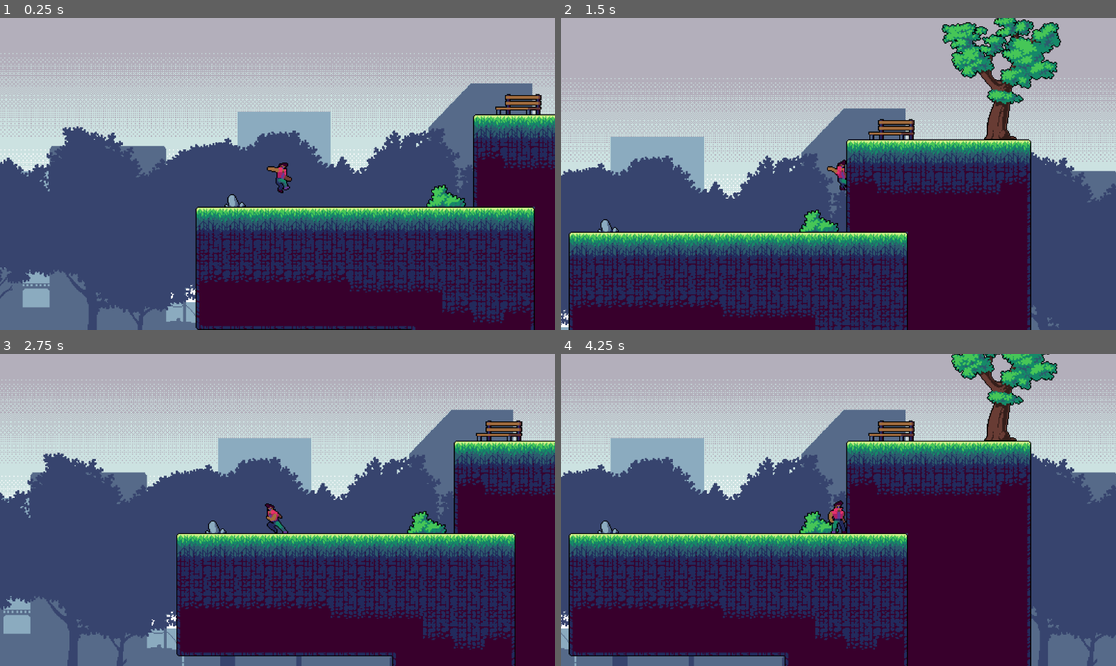
Above: before the commit, frames 1-4 (two rows, left to right).
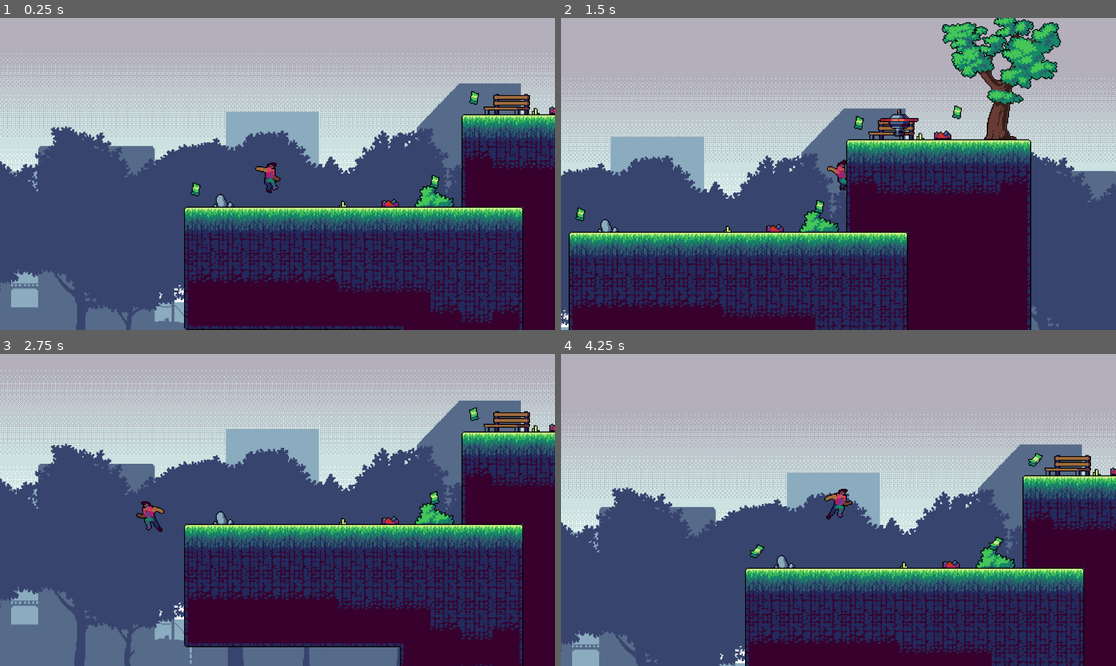
Above: after the commit, the same moments.

Repository: unniisme/godot-bootcamp-2023
Game: Godot game, scene res://Scenes/Test Level.tscn
Same seed, same stepped clock (60 frames per second), same inputs: the game is played once before the commit and once after it.
Inputs:
- Up to frame 1 (0.25 s): no input
- Up to frame 2 (1.5 s): hold Right (ui_right) from 0.53 s (still down); tap Up (ui_up) at 0.77 s
- Up to frame 3 (2.75 s): tap Up (ui_up) at 1.52 s; release Right (ui_right) at 2.03 s; hold Left (ui_left) from 2.03 s (still down)
- Up to frame 4 (4.25 s): release Left (ui_left) at 2.78 s; hold Right (ui_right) from 2.78 s (still down); tap Up (ui_up) at 3.02, 3.77 s

The runs differ from the first frame. In frame 1, 21% of the frame differs, in the area x 0-100%, y 11-100%; in frame 2, 0.7%; in frame 3, 31%; in frame 4, 67%, in the area x 0-100%, y 0-100%.

Commit message:
Added collectable coins, a moving enemy and expanded the level a little bit

Diff:
--- /dev/null
+++ b/Demogorgon/Scenes/Actors/Enemy.tscn
@@ -0,0 +1,52 @@
+[gd_scene load_steps=8 format=3 uid="uid://fl0nn60v08q1"]
+
+[ext_resource type="Texture2D" uid="uid://db34ob162jbc2" path="res://assets/craftpix-net-902201-free-drones-pack-pixel-art/1 Drones/1/Idle.png" id="1_oy267"]
+
+[sub_resource type="AtlasTexture" id="AtlasTexture_yxj73"]
+atlas = ExtResource("1_oy267")
+region = Rect2(0, 0, 48, 48)
+
+[sub_resource type="AtlasTexture" id="AtlasTexture_vei5h"]
+atlas = ExtResource("1_oy267")
+region = Rect2(48, 0, 48, 48)
+
+[sub_resource type="AtlasTexture" id="AtlasTexture_jdcgr"]
+atlas = ExtResource("1_oy267")
+region = Rect2(96, 0, 48, 48)
+
+[sub_resource type="AtlasTexture" id="AtlasTexture_5flqc"]
+atlas = ExtResource("1_oy267")
+region = Rect2(144, 0, 48, 48)
+
+[sub_resource type="SpriteFrames" id="SpriteFrames_xm7tc"]
+animations = [{
+"frames": [{
+"duration": 1.0,
+"texture": SubResource("AtlasTexture_yxj73")
+}, {
+"duration": 1.0,
+"texture": SubResource("AtlasTexture_vei5h")
+}, {
+"duration": 1.0,
+"texture": SubResource("AtlasTexture_jdcgr")
+}, {
+"duration": 1.0,
+"texture": SubResource("AtlasTexture_5flqc")
+}],
+"loop": true,
+"name": &"default",
+"speed": 5.0
+}]
+
+[sub_resource type="CapsuleShape2D" id="CapsuleShape2D_7qyaq"]
+
+[node name="Enemy" type="Area2D"]
+texture_filter = 1
+
+[node name="AnimatedSprite2D" type="AnimatedSprite2D" parent="."]
+sprite_frames = SubResource("SpriteFrames_xm7tc")
+frame = 1
+frame_progress = 0.379268
+
+[node name="CollisionShape2D" type="CollisionShape2D" parent="."]
+shape = SubResource("CapsuleShape2D_7qyaq")
--- /dev/null
+++ b/Demogorgon/Scenes/Actors/Money.gd
@@ -0,0 +1,12 @@
+extends Area2D
+
+
+# Called when the node enters the scene tree for the first time.
+func _ready():
+	# Start playing the default animation
+	$AnimatedSprite2D.play("default")
+
+
+func _on_body_entered(body):
+	if body.name == "Player":
+		self.queue_free()
--- /dev/null
+++ b/Demogorgon/Scenes/Actors/Money.tscn
@@ -0,0 +1,69 @@
+[gd_scene load_steps=11 format=3 uid="uid://cojwnge8c1car"]
+
+[ext_resource type="Texture2D" uid="uid://cqmf04wi03noh" path="res://assets/craftpix-net-965049-free-industrial-zone-tileset-pixel-art/4 Animated objects/Money.png" id="1_ardnd"]
+[ext_resource type="Script" path="res://Scenes/Actors/Money.gd" id="1_knfge"]
+
+[sub_resource type="AtlasTexture" id="AtlasTexture_8c4od"]
+atlas = ExtResource("1_ardnd")
+region = Rect2(0, 0, 24, 24)
+
+[sub_resource type="AtlasTexture" id="AtlasTexture_gynaq"]
+atlas = ExtResource("1_ardnd")
+region = Rect2(24, 0, 24, 24)
+
+[sub_resource type="AtlasTexture" id="AtlasTexture_y88h2"]
+atlas = ExtResource("1_ardnd")
+region = Rect2(48, 0, 24, 24)
+
+[sub_resource type="AtlasTexture" id="AtlasTexture_6uy1i"]
+atlas = ExtResource("1_ardnd")
+region = Rect2(72, 0, 24, 24)
+
+[sub_resource type="AtlasTexture" id="AtlasTexture_65sc8"]
+atlas = ExtResource("1_ardnd")
+region = Rect2(96, 0, 24, 24)
+
+[sub_resource type="AtlasTexture" id="AtlasTexture_uhu42"]
+atlas = ExtResource("1_ardnd")
+region = Rect2(120, 0, 24, 24)
+
+[sub_resource type="SpriteFrames" id="SpriteFrames_ccsei"]
+animations = [{
+"frames": [{
+"duration": 1.0,
+"texture": SubResource("AtlasTexture_8c4od")
+}, {
+"duration": 1.0,
+"texture": SubResource("AtlasTexture_gynaq")
+}, {
+"duration": 1.0,
+"texture": SubResource("AtlasTexture_y88h2")
+}, {
+"duration": 1.0,
+"texture": SubResource("AtlasTexture_6uy1i")
+}, {
+"duration": 1.0,
+"texture": SubResource("AtlasTexture_65sc8")
+}, {
+"duration": 1.0,
+"texture": SubResource("AtlasTexture_uhu42")
+}],
+"loop": true,
+"name": &"default",
+"speed": 5.0
+}]
+
+[sub_resource type="CircleShape2D" id="CircleShape2D_6rhef"]
+
+[node name="Money" type="Area2D"]
+script = ExtResource("1_knfge")
+
+[node name="AnimatedSprite2D" type="AnimatedSprite2D" parent="."]
+texture_filter = 1
+sprite_frames = SubResource("SpriteFrames_ccsei")
+frame_progress = 0.393151
+
+[node name="CollisionShape2D" type="CollisionShape2D" parent="."]
+shape = SubResource("CircleShape2D_6rhef")
+
+[connection signal="body_entered" from="." to="." method="_on_body_entered"]
--- /dev/null
+++ b/Demogorgon/Scenes/Actors/Obstacle.tscn
@@ -0,0 +1,17 @@
+[gd_scene load_steps=3 format=3 uid="uid://c3q4jrhtcwu0t"]
+
+[ext_resource type="Texture2D" uid="uid://djjlsrbp74wyq" path="res://assets/craftpix-net-965049-free-industrial-zone-tileset-pixel-art/3 Objects/Barrel4.png" id="1_hhg6a"]
+
+[sub_resource type="CapsuleShape2D" id="CapsuleShape2D_wvf65"]
+
+[node name="Area2D" type="Area2D"]
+
+[node name="CollisionShape2D" type="CollisionShape2D" parent="."]
+position = Vector2(7.45058e-09, 8)
+rotation = 1.59065
+scale = Vector2(0.481859, 0.721801)
+shape = SubResource("CapsuleShape2D_wvf65")
+
+[node name="Sprite2D" type="Sprite2D" parent="."]
+texture_filter = 1
+texture = ExtResource("1_hhg6a")
--- /dev/null
+++ b/Demogorgon/Scenes/Actors/PathEnemy.tscn
@@ -0,0 +1,20 @@
+[gd_scene load_steps=4 format=3 uid="uid://k0m8gacjbcqg"]
+
+[ext_resource type="Script" path="res://Scenes/Actors/PathFollow2D.gd" id="1_8rdc1"]
+[ext_resource type="PackedScene" uid="uid://fl0nn60v08q1" path="res://Scenes/Actors/Enemy.tscn" id="1_qmq6a"]
+
+[sub_resource type="Curve2D" id="Curve2D_fabir"]
+_data = {
+"points": PackedVector2Array(0, 0, 0, 0, -5, 8, 0, 0, 0, 0, -63, 9, 0, 0, 0, 0, -154, 7, 0, 0, 0, 0, -252, 9, 0, 0, 0, 0, -255, 83, 0, 0, 0, 0, -362, 88, 0, 0, 0, 0, -523, 88, 0, 0, 0, 0, -255, 91, 0, 0, 0, 0, -256, -1, 0, 0, 0, 0, -4, 1, 0, 0, 0, 0, -5, 8)
+}
+point_count = 11
+
+[node name="PathEnemy" type="Path2D"]
+curve = SubResource("Curve2D_fabir")
+
+[node name="PathFollow2D" type="PathFollow2D" parent="."]
+position = Vector2(-5, 8)
+rotates = false
+script = ExtResource("1_8rdc1")
+
+[node name="Enemy" parent="PathFollow2D" instance=ExtResource("1_qmq6a")]
--- /dev/null
+++ b/Demogorgon/Scenes/Actors/PathFollow2D.gd
@@ -0,0 +1,13 @@
+extends PathFollow2D
+
+var timer = 0
+@export var speed = 100   # Speed of the enemy, controllable from inspector
+
+func _ready():
+	# Start the animation of the enemy
+	$Enemy.get_node("AnimatedSprite2D").play("default")
+
+
+func _physics_process(delta):
+	# Update position of enemy
+	set_progress(get_progress() + speed * delta)
--- /dev/null
+++ b/Demogorgon/Scenes/Actors/PlayAnimation.gd
@@ -0,0 +1,7 @@
+extends AnimatedSprite2D
+
+# A simple script that starts the default animation when loaded
+
+
+func _ready():
+	play("default")
--- a/Demogorgon/Scenes/Actors/kiler_area.tscn
+++ b/Demogorgon/Scenes/Actors/kiler_area.tscn
@@ -1,10 +1,10 @@
 [gd_scene load_steps=2 format=3 uid="uid://nbe3klprjljw"]
 
-[sub_resource type="RectangleShape2D" id="RectangleShape2D_w2ad0"]
-size = Vector2(1016, 73)
+[sub_resource type="RectangleShape2D" id="RectangleShape2D_3sbt4"]
+size = Vector2(794, 20)
 
-[node name="kiler_area" type="Area2D"]
+[node name="killer_node" type="Area2D"]
 
 [node name="CollisionShape2D" type="CollisionShape2D" parent="."]
-position = Vector2(498, 26.5)
-shape = SubResource("RectangleShape2D_w2ad0")
+position = Vector2(387, 0)
+shape = SubResource("RectangleShape2D_3sbt4")
--- a/Demogorgon/Scenes/Actors/level_manager.gd
+++ b/Demogorgon/Scenes/Actors/level_manager.gd
@@ -1,17 +1,29 @@
 extends Node2D
 
+var score = 0
 
 # Called when the node enters the scene tree for the first time.
 func _ready():
-	pass # Replace with function body.
+	print("Starting level")
 
-
-# Called every frame. 'delta' is the elapsed time since the previous frame.
-func _process(delta):
-	pass
-
+	# For each enemy scene under Enemies (Path2D node)
+	var all_enemies = get_parent().get_node("Enemies")
+	# For each child of the enemy scene (PathFollow2D node)
+	for i in all_enemies.get_children() :
+		# Connect "body_entered" Signal from Enemy node (Area2D) to "_on_kiler_area_body_entered"
+		var enemy_area = i.get_node("PathFollow2D/Enemy")
+		enemy_area.body_entered.connect(_on_kiler_area_body_entered)
 
 
 
 func _on_kiler_area_body_entered(body):
-	self.get_tree().reload_current_scene()
+	# If player enters the body, reload scene
+	if body.name == "Player":
+		self.get_tree().reload_current_scene()
+
+		print("Final score: ",  score)
+
+func _on_money_body_entered(body):
+	# If player enters the body, increase score
+	if body.name == "Player":
+		score += 1
--- a/Demogorgon/Scenes/Test Level.tscn
+++ b/Demogorgon/Scenes/Test Level.tscn
@@ -1,15 +1,27 @@
-[gd_scene load_steps=14 format=3 uid="uid://bqstvb701naqh"]
+[gd_scene load_steps=33 format=3 uid="uid://bqstvb701naqh"]
 
 [ext_resource type="Texture2D" uid="uid://bgmepagkpm36v" path="res://assets/craftpix-net-753737-free-green-zone-tileset-pixel-art/2 Background/Day/Background.png" id="1_p3o21"]
 [ext_resource type="Texture2D" uid="uid://ldq1kvbff3fc" path="res://assets/craftpix-net-753737-free-green-zone-tileset-pixel-art/3 Objects/Bushes/18.png" id="2_jy25n"]
 [ext_resource type="Texture2D" uid="uid://dhi6liws6x6q7" path="res://assets/craftpix-net-753737-free-green-zone-tileset-pixel-art/3 Objects/Other/Tree2.png" id="3_ntxm7"]
 [ext_resource type="Texture2D" uid="uid://b8u5fs6rm73cd" path="res://assets/craftpix-net-753737-free-green-zone-tileset-pixel-art/3 Objects/Benches/2.png" id="4_hp104"]
 [ext_resource type="Texture2D" uid="uid://cygv3eu3fr6kn" path="res://assets/craftpix-net-753737-free-green-zone-tileset-pixel-art/Tiles.png" id="5_fv3rx"]
+[ext_resource type="Texture2D" uid="uid://cp5w6tpqwci8r" path="res://assets/craftpix-net-753737-free-green-zone-tileset-pixel-art/4 Animated objects/Fountain.png" id="5_gohst"]
 [ext_resource type="PackedScene" uid="uid://dpiamhx857mv7" path="res://Scenes/Actors/Player.tscn" id="6_qau0s"]
+[ext_resource type="Script" path="res://Scenes/Actors/PlayAnimation.gd" id="6_t1wem"]
+[ext_resource type="Texture2D" uid="uid://3ov8tk5c8kpy" path="res://assets/craftpix-net-753737-free-green-zone-tileset-pixel-art/3 Objects/Grass/3.png" id="7_2uhfn"]
 [ext_resource type="PackedScene" uid="uid://cvnsdlyq6e4cr" path="res://Scenes/Actors/level_manager.tscn" id="7_i2x7w"]
 [ext_resource type="Script" path="res://Scenes/Actors/level_manager.gd" id="8_4ugtb"]
+[ext_resource type="Texture2D" uid="uid://1yq6qfonkkxa" path="res://assets/craftpix-net-753737-free-green-zone-tileset-pixel-art/3 Objects/Grass/5.png" id="8_j1lb0"]
 [ext_resource type="PackedScene" uid="uid://nbe3klprjljw" path="res://Scenes/Actors/kiler_area.tscn" id="9_5ja0w"]
+[ext_resource type="Texture2D" uid="uid://h2u0qqxu4hvk" path="res://assets/craftpix-net-753737-free-green-zone-tileset-pixel-art/3 Objects/Bushes/20.png" id="9_p0247"]
 [ext_resource type="Texture2D" uid="uid://qu0tokprvkxd" path="res://assets/craftpix-net-753737-free-green-zone-tileset-pixel-art/3 Objects/Stones/2.png" id="10_y53il"]
+[ext_resource type="Texture2D" uid="uid://dfm1d7ureuwmc" path="res://assets/craftpix-net-753737-free-green-zone-tileset-pixel-art/3 Objects/Fence/7.png" id="11_268kq"]
+[ext_resource type="PackedScene" uid="uid://c3q4jrhtcwu0t" path="res://Scenes/Actors/Obstacle.tscn" id="11_gwfjk"]
+[ext_resource type="PackedScene" uid="uid://cojwnge8c1car" path="res://Scenes/Actors/Money.tscn" id="12_o6c17"]
+[ext_resource type="Texture2D" uid="uid://bl2dhk2s1ba46" path="res://assets/craftpix-net-753737-free-green-zone-tileset-pixel-art/3 Objects/Stones/6.png" id="12_uui8d"]
+[ext_resource type="PackedScene" uid="uid://k0m8gacjbcqg" path="res://Scenes/Actors/PathEnemy.tscn" id="13_to1ic"]
+[ext_resource type="Texture2D" uid="uid://dl6x543wsn8cg" path="res://assets/craftpix-net-753737-free-green-zone-tileset-pixel-art/3 Objects/Stones/1.png" id="14_6tled"]
+[ext_resource type="Texture2D" uid="uid://bwsq8l2ie45fo" path="res://assets/craftpix-net-753737-free-green-zone-tileset-pixel-art/3 Objects/Fence/5.png" id="20_owsw5"]
 
 [sub_resource type="TileSetAtlasSource" id="TileSetAtlasSource_0lud7"]
 texture = ExtResource("5_fv3rx")
@@ -373,11 +385,60 @@
 physics_layer_0/collision_layer = 1
 sources/0 = SubResource("TileSetAtlasSource_0lud7")
 
+[sub_resource type="AtlasTexture" id="AtlasTexture_782qj"]
+atlas = ExtResource("5_gohst")
+region = Rect2(0, 0, 72, 72)
+
+[sub_resource type="AtlasTexture" id="AtlasTexture_jdctt"]
+atlas = ExtResource("5_gohst")
+region = Rect2(72, 0, 72, 72)
+
+[sub_resource type="AtlasTexture" id="AtlasTexture_ucou8"]
+atlas = ExtResource("5_gohst")
+region = Rect2(144, 0, 72, 72)
+
+[sub_resource type="AtlasTexture" id="AtlasTexture_4f2xv"]
+atlas = ExtResource("5_gohst")
+region = Rect2(216, 0, 72, 72)
+
+[sub_resource type="SpriteFrames" id="SpriteFrames_fn6ih"]
+resource_local_to_scene = true
+animations = [{
+"frames": [{
+"duration": 1.0,
+"texture": SubResource("AtlasTexture_782qj")
+}, {
+"duration": 1.0,
+"texture": SubResource("AtlasTexture_jdctt")
+}, {
+"duration": 1.0,
+"texture": SubResource("AtlasTexture_ucou8")
+}, {
+"duration": 1.0,
+"texture": SubResource("AtlasTexture_4f2xv")
+}],
+"loop": true,
+"name": &"default",
+"speed": 5.0
+}]
+
 [sub_resource type="TileSet" id="TileSet_rgbec"]
 tile_size = Vector2i(32, 32)
 physics_layer_0/collision_layer = 1
 sources/0 = SubResource("TileSetAtlasSource_0lud7")
 
+[sub_resource type="Curve2D" id="Curve2D_vo8gx"]
+_data = {
+"points": PackedVector2Array(0, 0, 0, 0, -5, 8, 0, 0, 0, 0, -63, 9, 0, 0, 0, 0, -154, 7, 0, 0, 0, 0, -252, 9, 0, 0, 0, 0, -255, 83, 0, 0, 0, 0, -362, 88, 0, 0, 0, 0, -523, 88, 0, 0, 0, 0, -255, 91, 0, 0, 0, 0, -256, -1, 0, 0, 0, 0, -4, 1, 0, 0, 0, 0, -5, 8)
+}
+point_count = 11
+
+[sub_resource type="Curve2D" id="Curve2D_ijji2"]
+_data = {
+"points": PackedVector2Array(0, 0, 0, 0, -4, -2, 0, 0, 0, 0, -8, 101, 0, 0, 0, 0, -7, 220, 0, 0, 0, 0, -8, 101, 0, 0, 0, 0, -4, -2)
+}
+point_count = 5
+
 [node name="Test level" type="Node2D"]
 
 [node name="Background" type="Node2D" parent="."]
@@ -406,26 +467,75 @@
 scale = Vector2(1.04167, 1.08642)
 texture = ExtResource("1_p3o21")
 
-[node name="18" type="Sprite2D" parent="Background"]
-texture_filter = 1
-position = Vector2(452, 181)
-texture = ExtResource("2_jy25n")
-
-[node name="Tree2" type="Sprite2D" parent="Background"]
-texture_filter = 1
-position = Vector2(641, 32)
-texture = ExtResource("3_ntxm7")
-
-[node name="2" type="Sprite2D" parent="Background"]
-texture_filter = 1
-position = Vector2(527, 86)
-texture = ExtResource("4_hp104")
-
 [node name="TileMap2" type="TileMap" parent="Background"]
 texture_filter = 1
 tile_set = SubResource("TileSet_bcg3l")
 format = 2
 layer_0/tile_data = PackedInt32Array(393223, 65536, 0, 393224, 65536, 0, 393225, 65536, 0, 393226, 65536, 0, 393227, 65 …(6870 unchanged characters)…
+
+[node name="Decor2" type="Node2D" parent="."]
+
+[node name="18" type="Sprite2D" parent="Decor2"]
+texture_filter = 1
+position = Vector2(452, 181)
+texture = ExtResource("2_jy25n")
+
+[node name="Tree2" type="Sprite2D" parent="Decor2"]
+texture_filter = 1
+position = Vector2(641, 32)
+texture = ExtResource("3_ntxm7")
+
+[node name="2" type="Sprite2D" parent="Decor2"]
+texture_filter = 1
+position = Vector2(527, 86)
+texture = ExtResource("4_hp104")
+
+[node name="fountain" type="AnimatedSprite2D" parent="Decor2"]
+texture_filter = 1
+position = Vector2(850, 125)
+sprite_frames = SubResource("SpriteFrames_fn6ih")
+frame_progress = 0.98902
+script = ExtResource("6_t1wem")
+
+[node name="3" type="Sprite2D" parent="Decor2"]
+texture_filter = 1
+position = Vector2(557, 93)
+texture = ExtResource("7_2uhfn")
+
+[node name="5" type="Sprite2D" parent="Decor2"]
+texture_filter = 1
+position = Vector2(357, 190)
+texture = ExtResource("8_j1lb0")
+
+[node name="20" type="Sprite2D" parent="Decor2"]
+texture_filter = 1
+position = Vector2(786, 151)
+texture = ExtResource("9_p0247")
+
+[node name="7" type="Sprite2D" parent="Decor2"]
+texture_filter = 1
+position = Vector2(1130, 160)
+texture = ExtResource("11_268kq")
+
+[node name="8" type="Sprite2D" parent="Decor2"]
+texture_filter = 1
+position = Vector2(1178, 160)
+texture = ExtResource("11_268kq")
+
+[node name="6" type="Sprite2D" parent="Decor2"]
+texture_filter = 1
+position = Vector2(1435, 202)
+texture = ExtResource("12_uui8d")
+
+[node name="4" type="Sprite2D" parent="Decor2"]
+texture_filter = 1
+position = Vector2(1265, 186)
+texture = ExtResource("10_y53il")
+
+[node name="1" type="Sprite2D" parent="Decor2"]
+texture_filter = 1
+position = Vector2(1314, 221)
+texture = ExtResource("14_6tled")
 
 [node name="Player" parent="." instance=ExtResource("6_qau0s")]
 position = Vector2(277, 118)
@@ -435,6 +545,7 @@
 
 [node name="Camera2D" type="Camera2D" parent="Player"]
 zoom = Vector2(2, 2)
+limit_left = 1
 limit_top = -30
 limit_right = 1786
 limit_bottom = 350
@@ -452,11 +563,81 @@
 format = 2
 layer_0/tile_data = PackedInt32Array(393223, 65536, 0, 393224, 65536, 0, 393225, 65536, 0, 393226, 65536, 0, 393227, 65 …(4743 unchanged characters)…
 
-[node name="Objects" type="Node2D" parent="."]
-
-[node name="3" type="Sprite2D" parent="Objects"]
+[node name="Obstacles" type="Node2D" parent="."]
+
+[node name="Obstacle" parent="Obstacles" instance=ExtResource("11_gwfjk")]
+position = Vector2(406, 180)
+
+[node name="Obstacle3" parent="Obstacles" instance=ExtResource("11_gwfjk")]
+position = Vector2(580, 83)
+
+[node name="3" type="Sprite2D" parent="Obstacles"]
 texture_filter = 1
 position = Vector2(233, 186)
 texture = ExtResource("10_y53il")
 
+[node name="coins" type="Node2D" parent="."]
+
+[node name="Money" parent="coins" instance=ExtResource("12_o6c17")]
+position = Vector2(453, 167)
+
+[node name="Money2" parent="coins" instance=ExtResource("12_o6c17")]
+position = Vector2(205, 175)
+
+[node name="Money3" parent="coins" instance=ExtResource("12_o6c17")]
+position = Vector2(494, 80)
+
+[node name="Money4" parent="coins" instance=ExtResource("12_o6c17")]
+position = Vector2(596, 69)
+
+[node name="Money5" parent="coins" instance=ExtResource("12_o6c17")]
+position = Vector2(786, 145)
+
+[node name="Money6" parent="coins" instance=ExtResource("12_o6c17")]
+position = Vector2(849, 74)
+
+[node name="Money7" parent="coins" instance=ExtResource("12_o6c17")]
+position = Vector2(912, 146)
+
+[node name="Money8" parent="coins" instance=ExtResource("12_o6c17")]
+position = Vector2(983, 122)
+
+[node name="Enemies" type="Node2D" parent="."]
+position = Vector2(329, 21)
+
+[node name="PathEnemy" parent="Enemies" instance=ExtResource("13_to1ic")]
+position = Vector2(361, 51)
+curve = SubResource("Curve2D_vo8gx")
+
+[node name="PathEnemy2" parent="Enemies" instance=ExtResource("13_to1ic")]
+position = Vector2(663, 24)
+curve = SubResource("Curve2D_ijji2")
+
+[node name="Decor" type="Node2D" parent="."]
+
+[node name="5" type="Sprite2D" parent="Decor"]
+texture_filter = 1
+position = Vector2(1142, 161)
+texture = ExtResource("20_owsw5")
+
+[node name="6" type="Sprite2D" parent="Decor"]
+texture_filter = 1
+position = Vector2(1177, 161)
+texture = ExtResource("20_owsw5")
+
+[node name="7" type="Sprite2D" parent="Decor"]
+texture_filter = 1
+position = Vector2(1213, 161)
+texture = ExtResource("20_owsw5")
+
 [connection signal="body_entered" from="level_manager/kiler_area" to="level_manager" method="_on_kiler_area_body_entered"]
+[connection signal="body_entered" from="Obstacles/Obstacle" to="level_manager" method="_on_kiler_area_body_entered"]
+[connection signal="body_entered" from="Obstacles/Obstacle3" to="level_manager" method="_on_kiler_area_body_entered"]
+[connection signal="body_entered" from="coins/Money" to="level_manager" method="_on_money_body_entered"]
+[connection signal="body_entered" from="coins/Money2" to="level_manager" method="_on_money_body_entered"]
+[connection signal="body_entered" from="coins/Money3" to="level_manager" method="_on_money_body_entered"]
+[connection signal="body_entered" from="coins/Money4" to="level_manager" method="_on_money_body_entered"]
+[connection signal="body_entered" from="coins/Money5" to="level_manager" method="_on_money_body_entered"]
+[connection signal="body_entered" from="coins/Money6" to="level_manager" method="_on_money_body_entered"]
+[connection signal="body_entered" from="coins/Money7" to="level_manager" method="_on_money_body_entered"]
+[connection signal="body_entered" from="coins/Money8" to="level_manager" method="_on_money_body_entered"]
Not shown, changed: Demogorgon/assets/craftpix-net-965049-free-industrial-zone-tileset-pixel-art/3 Objects/Barrel4.png.import
